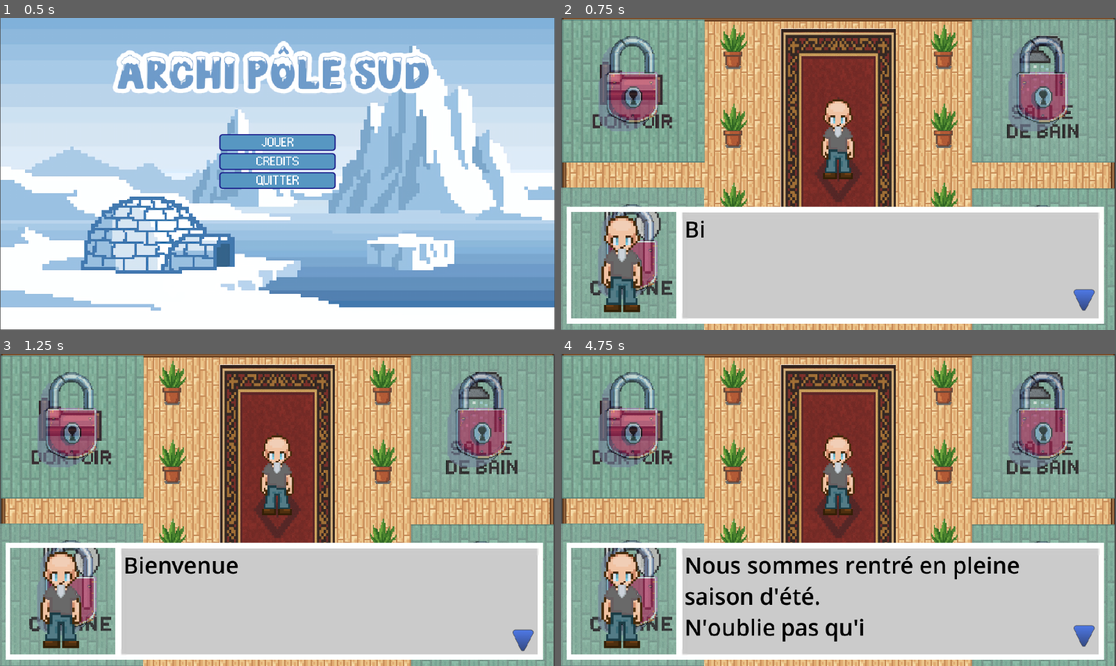
Above: before the commit, frames 1-4 (two rows, left to right).
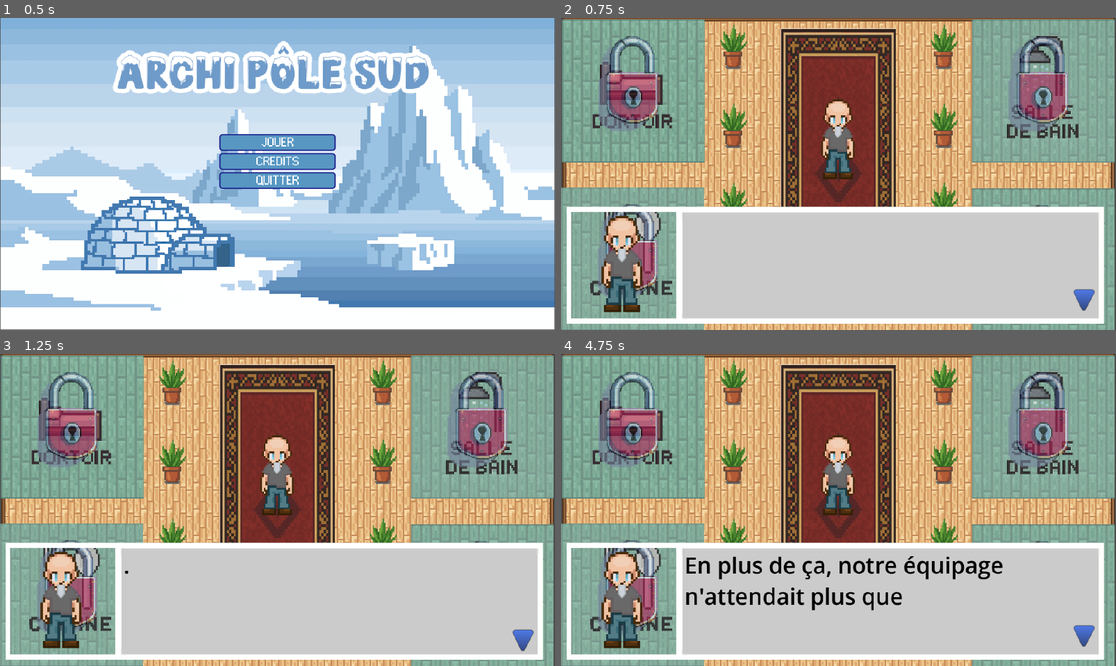
Above: after the commit, the same moments.

Repository: Eliralepas/jeu-serieux
Game: Godot game, scene res://scenes/menu_principale.tscn
Two runs of this game, one before a commit and one after it. Both use one fixed random seed, a clock stepped at 60 frames per second and the inputs below.
Inputs (mouse positions are in pixels of both pictures, inside the frame that each line leads up to):
- Up to frame 1 (0.5 s): no input
- Up to frame 2 (0.75 s): click "JOUER" at 0.5 s
- Up to frame 3 (1.25 s): no input
- Up to frame 4 (4.75 s): click (1043, 597) at 1.27 s; click (1043, 597) at 2.02 s; click (1043, 597) at 2.77 s; tap Enter (ui_accept) at 3.5, 3.77, 4.52 s; move the mouse to (960, 494) at 3.52 s; click (960, 494) at 3.67 s; move the mouse to (727, 525) at 4.27 s; click (727, 525) at 4.42 s

Frame 1 is identical in both runs. In frame 2, 0.1% of the frame differs, in the area x 22-26%, y 64-71%; in frame 3, 0.5%; in frame 4, 3.5%, in the area x 22-83%, y 64-93%.

Commit message:
Changement de dialogues

Diff:
--- a/save/save_game.json
+++ b/save/save_game.json
@@ -2,25 +2,25 @@
 	"budget": 49128,
 	"cuisine": {
 		"nom": "cuisine",
-		"remarques": "",
+		"remarques": "Tu aurais pu faire mieux, j'ai eu deux plaintes.\nÇa aurait été bien de pouvoir réparer cet objet.\nBon, au niveau de la couleur du mur tu aurais pu faire plus d'effort.\nDurant cette saison, il fait tout le temps jour...Des rideaux n'auraient fait de mal à personne.\n",
 		"saison": 0.0,
-		"score": 0
+		"score":0
 	},
 	"dortoir": {
 		"nom": "dortoir",
-		"remarques": "",
+		"remarques": "On ne peut pas satisfaire tout le monde.\nÇa aurait été bien de pouvoir réparer cet objet.\nD'ailleurs, la couleur du mur plait à tout le monde, pas trop clair ni trop foncé.\nDurant cette saison, il fait tout le temps nuit...On aurait aimé voir plus de lumière.\n",
 		"saison": 1.0,
 		"score": 0
 	},
 	"salle_de_bain": {
 		"nom": "salle_de_bain",
-		"remarques": "",
+		"remarques": "Tu aurais pu faire mieux, j'ai eu deux plaintes.\nÇa aurait été bien de pouvoir réparer cet objet.\nBon, au niveau de la couleur du mur tu aurais pu faire plus d'effort.\nDurant cette saison, il fait tout le temps jour...Des rideaux n'auraient fait de mal à personne.\n",
 		"saison": 0.0,
 		"score": 0
 	},
 	"salon": {
 		"nom": "salon",
-		"remarques": "",
+		"remarques": "On ne peut pas satisfaire tout le monde.\nÇa aurait été bien de pouvoir réparer cet objet.\nD'ailleurs, la couleur du mur plait à tout le monde, pas trop clair ni trop foncé.\nDurant cette saison, il fait tout le temps nuit...On aurait aimé voir plus de lumière.\n",
 		"saison": 1.0,
 		"score": 0
 	},
--- a/scenes/hall/room_button.tscn
+++ b/scenes/hall/room_button.tscn
@@ -1,8 +1,9 @@
-[gd_scene load_steps=10 format=3 uid="uid://cp0558s7bpusi"]
+[gd_scene load_steps=11 format=3 uid="uid://cp0558s7bpusi"]
 
 [ext_resource type="Script" uid="uid://c1vpwy1wcfb4t" path="res://scripts/hall/button_etat.gd" id="1_qpxvb"]
 [ext_resource type="Texture2D" uid="uid://54e8b6x7p7b0" path="res://assets/autres/validation.png" id="2_ycib4"]
 [ext_resource type="Texture2D" uid="uid://bbqfa6tw56q71" path="res://assets/autres/cadenas_ferme.png" id="3_0csg6"]
+[ext_resource type="Texture2D" uid="uid://bmepbreco1w7s" path="res://assets/autres/cadenas_ouvert.png" id="3_7vqwq"]
 [ext_resource type="AudioStream" uid="uid://cg16r3iuj4cio" path="res://assets/sound_effect/metal-hit-sound-effect-241374.mp3" id="4_7khcb"]
 
 [sub_resource type="Animation" id="Animation_0csg6"]
@@ -62,10 +63,10 @@
 tracks/4/interp = 1
 tracks/4/loop_wrap = true
 tracks/4/keys = {
-"times": PackedFloat32Array(0.001),
-"transitions": PackedFloat32Array(1),
-"update": 1,
-"values": [ExtResource("3_0csg6")]
+"times": PackedFloat32Array(0),
+"transitions": PackedFloat32Array(1),
+"update": 1,
+"values": [ExtResource("3_7vqwq")]
 }
 tracks/5/type = "value"
 tracks/5/imported = false
@@ -74,7 +75,7 @@
 tracks/5/interp = 1
 tracks/5/loop_wrap = true
 tracks/5/keys = {
-"times": PackedFloat32Array(0.001),
+"times": PackedFloat32Array(0),
 "transitions": PackedFloat32Array(1),
 "update": 1,
 "values": [ExtResource("3_0csg6")]
@@ -195,7 +196,8 @@
 offset_right = 380.0
 offset_bottom = 380.0
 mouse_default_cursor_shape = 2
-texture_normal = ExtResource("3_0csg6")
+disabled = true
+texture_normal = ExtResource("3_7vqwq")
 texture_disabled = ExtResource("3_0csg6")
 ignore_texture_size = true
 stretch_mode = 5
--- a/scripts/hall/dialog_box.gd
+++ b/scripts/hall/dialog_box.gd
@@ -3,7 +3,7 @@
 
 signal on_dialog_end
 
-var dialog : Array = ["Bienvenue à Concordia !"]
+var dialog : Array = ["..."]
 
 var saison_dialogue = [
 	"Nous sommes rentré en pleine saison d'été.\nN'oublie pas qu'il fait donc tout le temps jour.",
--- a/scripts/hall/hall.gd
+++ b/scripts/hall/hall.gd
@@ -28,7 +28,9 @@
 			# changer le dialogue
 			if numero_tour == 0:
 				var dialog : Array = [
-					"Notre équipage n'attendait plus que toi.",
+					"Bienvenue à Concordia !",
+					"On m'a dit que tu étais THE BEST archiecte !",
+					"En plus de ça, notre équipage n'attendait plus que toi pour les rénovations.",
 					"Vite, familiarise toi avec les lieux et commence ton travail !"
 				]
 				dialog_box.set_dialog(dialog)
@@ -104,7 +106,7 @@
 		print("Fichier créé avec contenu par défaut :", default_data)
 
 func _lock_salle() -> void:
-	if numero_tour != 0 :
+	if numero_tour < 5:
 		salles[str(numero_tour)].lock()
 
 func _on_dialog_box_on_dialog_end() -> void:
